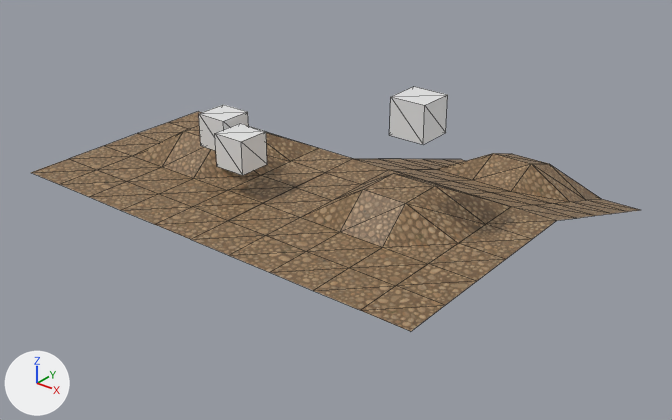
An edit to the glTF model assets/game.glb, drawn before and after from the same camera.
Rendered twice from a 50 mm camera at (5.72, -5.15, 3.27) aimed at (1.08, 0.65, -0.33). Every picture has the same lights, and +X, +Y and +Z are marked at lower left. Mesh edges are drawn as thin lines. Vertices at the same position are counted once.

Script lines for the objects in view, before the commit:
```python
me_cube = bpy.data.meshes.new('Cube')
me_cube.from_pydata(...)  # a box spanning x -1.0..1.0, y -1.0..1.0, z -1.0..1.0
me_plane = bpy.data.meshes.new('Plane')
me_plane.from_pydata(...)  # 36 vertices, 50 faces; spans x -1.0..1.0, y -1.0..1.0, z 0.03..0.28
me_plane.materials.append(mat_cobblestone_02)  # picture img_ucupaint_cobblestone_02_color
ob_cube = bpy.data.objects.new('Cube', me_cube)
ob_cube.location = (0.731, -0.143, 0.413)
ob_cube.scale = (0.145, 0.145, 0.145)
ob_cube_002 = bpy.data.objects.new('Cube.002', me_cube)
ob_cube_002.location = (2.266, 0.105, 0.983)
ob_cube_002.scale = (0.145, 0.145, 0.145)
ob_ground = bpy.data.objects.new('ground', me_plane)
ob_ground.location = (0.0, 0.0, 0.0)
ob_ground_001 = bpy.data.objects.new('ground.001', me_plane)
ob_ground_001.location = (2.0, 0.0, 0.0)
ob_ground_002 = bpy.data.objects.new('ground.002', me_plane)
ob_ground_002.location = (2.0, 1.941, -0.313)
ob_ground_002.rotation_euler = (-0.32, 0.0, 0.0)  # degrees (-18, 0, 0)
ob_player = bpy.data.objects.new('player', me_cube)
ob_player.location = (0.381, 0.015, 0.456)
ob_player.scale = (0.145, 0.145, 0.145)
```
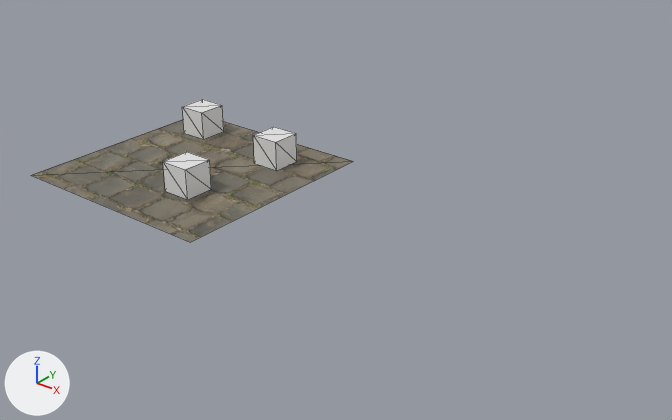
What changed in the scene script:
```text
Add img_ucupaint_plane_color:
    img_ucupaint_plane_color = load_image('Ucupaint Plane Color', '_unpacked/Ucupaint_Plane_Color', 1024, 1024, 'sRGB')
Add mat_plane:
    mat_plane = principled_material('Plane')
    mat_plane.texture = img_ucupaint_plane_color
Change me_plane:
    remove me_plane.from_pydata(...)  # 36 vertices, 50 faces; spans x -1.0..1.0, y -1.0..1.0, z 0.03..0.28
    remove me_plane.materials.append(mat_cobblestone_02)  # picture img_ucupaint_cobblestone_02_color
    add me_plane.from_pydata(...)  # 4 vertices, 2 faces; spans x -1.0..1.0, y -1.0..1.0, z 0.0
    me_plane part 1: the whole mesh is rebuilt
    add me_plane.materials.append(mat_plane)  # picture img_ucupaint_plane_color
Remove ob_ground:
    ob_ground = bpy.data.objects.new('ground', me_plane)
    ob_ground.location = (0.0, 0.0, 0.0)
Remove ob_ground_001:
    ob_ground_001 = bpy.data.objects.new('ground.001', me_plane)
    ob_ground_001.location = (2.0, 0.0, 0.0)
Change ob_player:
    ob_player.location: (0.381, 0.015, 0.456) -> (-0.573, 0.667, 0.135)
    ob_player.scale: (0.145, 0.145, 0.145) -> (0.135, 0.135, 0.135)
Change ob_cube_002:
    ob_cube_002.location: (2.266, 0.105, 0.983) -> (0.474, 0.541, 0.135)
    ob_cube_002.scale: (0.145, 0.145, 0.145) -> (0.135, 0.135, 0.135)
Remove ob_ground_002:
    ob_ground_002 = bpy.data.objects.new('ground.002', me_plane)
    ob_ground_002.location = (2.0, 1.941, -0.313)
    ob_ground_002.rotation_euler = (-0.32, 0.0, 0.0)  # degrees (-18, 0, 0)
Add ob_plane:
    ob_plane = bpy.data.objects.new('Plane', me_plane)
    ob_plane.location = (0.0, 0.0, 0.0)
```

Boxes [x1, y1, x2, y2] around the edits, measured in the pictures (672 x 420 px):
'ground.001', deleted (brown)
    before: [191, 159, 556, 331]
'ground', deleted (brown)
    before: [31, 111, 353, 239]
'Plane', added
    after: [32, 119, 353, 242]
'ground.002', deleted (brown)
    before: [356, 153, 639, 221]
'Cube.002', moved, rescaled (25% narrower, 22% shorter)
    before: [389, 87, 448, 144]
    after: [253, 127, 297, 171]
'player', moved, rescaled (14% narrower, 13% shorter)
    before: [199, 105, 248, 151]
    after: [182, 99, 224, 139]
part 1 of me_plane, cut back
    before: [31, 111, 639, 331]
    after: [32, 119, 353, 242]
